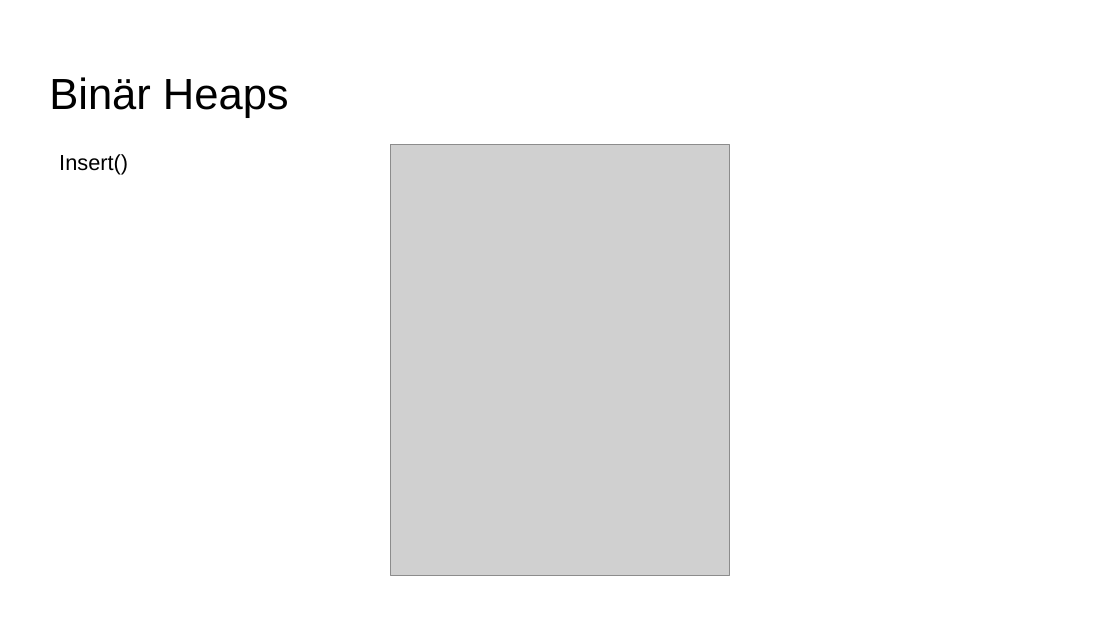
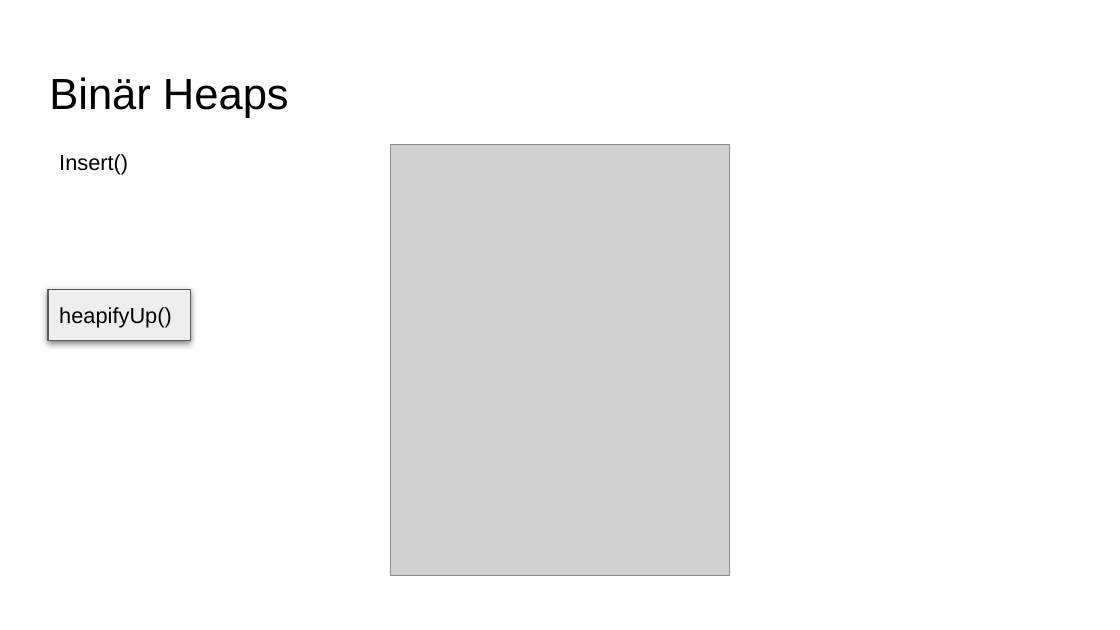
Before and after one commit to DieCoolenVonDerSchule/Algo1920fixed, a slide deck: slide 7 of Dokumente/Präsentation.pptx (slide 5 before the commit). Drawn at 1120x630 pixels with LibreOffice and Linux fonts; fonts in the diff are those of the drawing; grey boxes stand for pictures. Boxes give left, top, right and bottom in pixels: in the first picture for what was removed or moved away, otherwise in the second. Text is boxed around its words. In the diff, an @@ line names an element or a change of style, - is before the commit and + after.

```diff
--- a/Dokumente/Präsentation.pptx
+++ b/Dokumente/Präsentation.pptx
@@ rectangle added at [48, 290, 190, 340], fill #EEEEEE, outline #595959 0.75 pt, 14 pt, text #000000 @@
+heapifyUp()
```
Also in this commit, not shown: 5 other slides changed, 3 slides added, 2 slides removed, 5 other files.
